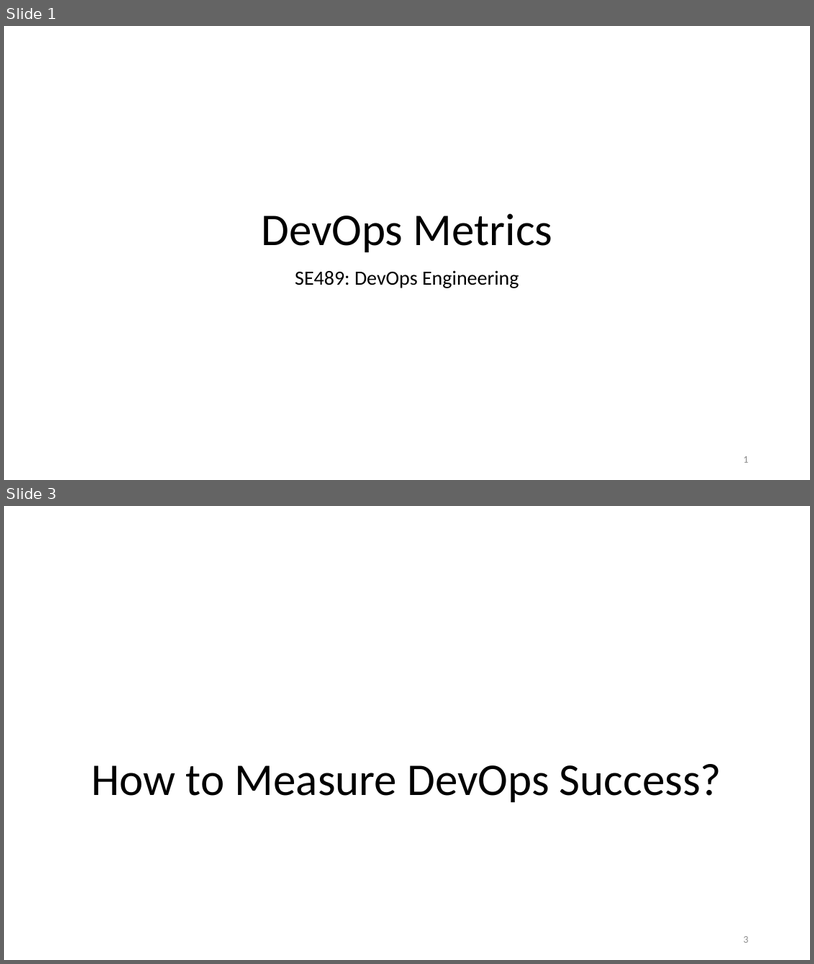
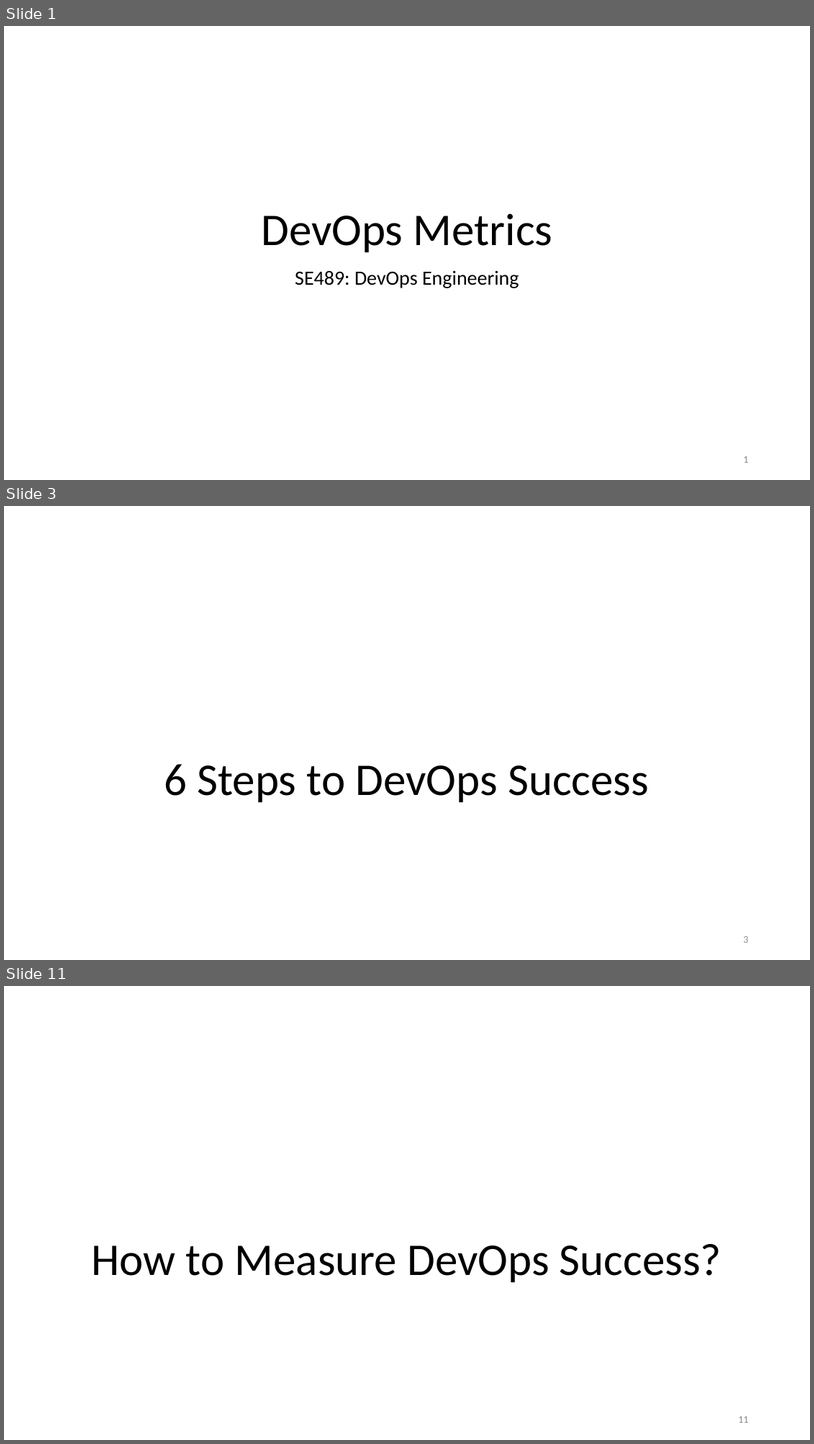
Before and after one commit to malenezi/malenezi, a slide deck: SE489/Lectures/7-Continuous Monitoring/DevOps Metrics.pptx. Shown one above the other, each under a label of ours: slides 1 and 3 before the commit, slides 1, 3 and 11 after it; the slides between them are not shown. The pictures are 814x964 and 814x1444 pixels, drawn with LibreOffice and Linux fonts; fonts in the diff are those of the drawing; background and template pictures are left out. Boxes give left, top, right and bottom in pixels: in the first picture for what was removed or moved away, otherwise in the second. Text is boxed around its words. In the diff, an @@ line names an element or a change of style, - is before the commit and + after.

```diff
--- a/SE489/Lectures/7-Continuous Monitoring/DevOps Metrics.pptx
+++ b/SE489/Lectures/7-Continuous Monitoring/DevOps Metrics.pptx
@@ slide 3 added at [4, 506, 810, 960], background #FFFFFF @@
@@ title added at [164, 764, 649, 802], 54 pt, text #000000 @@
+6 Steps to DevOps Success
@@ page number added at [743, 936, 748, 942], 12 pt, text #8C8C8C @@
+3
@@ what was slide 3 is now slide 11 @@
@@ page number at [738, 1416, 748, 1422]: text changed @@
-3
+11
```
Also in this commit, not shown: 1 slide changed, 7 other slides added.
